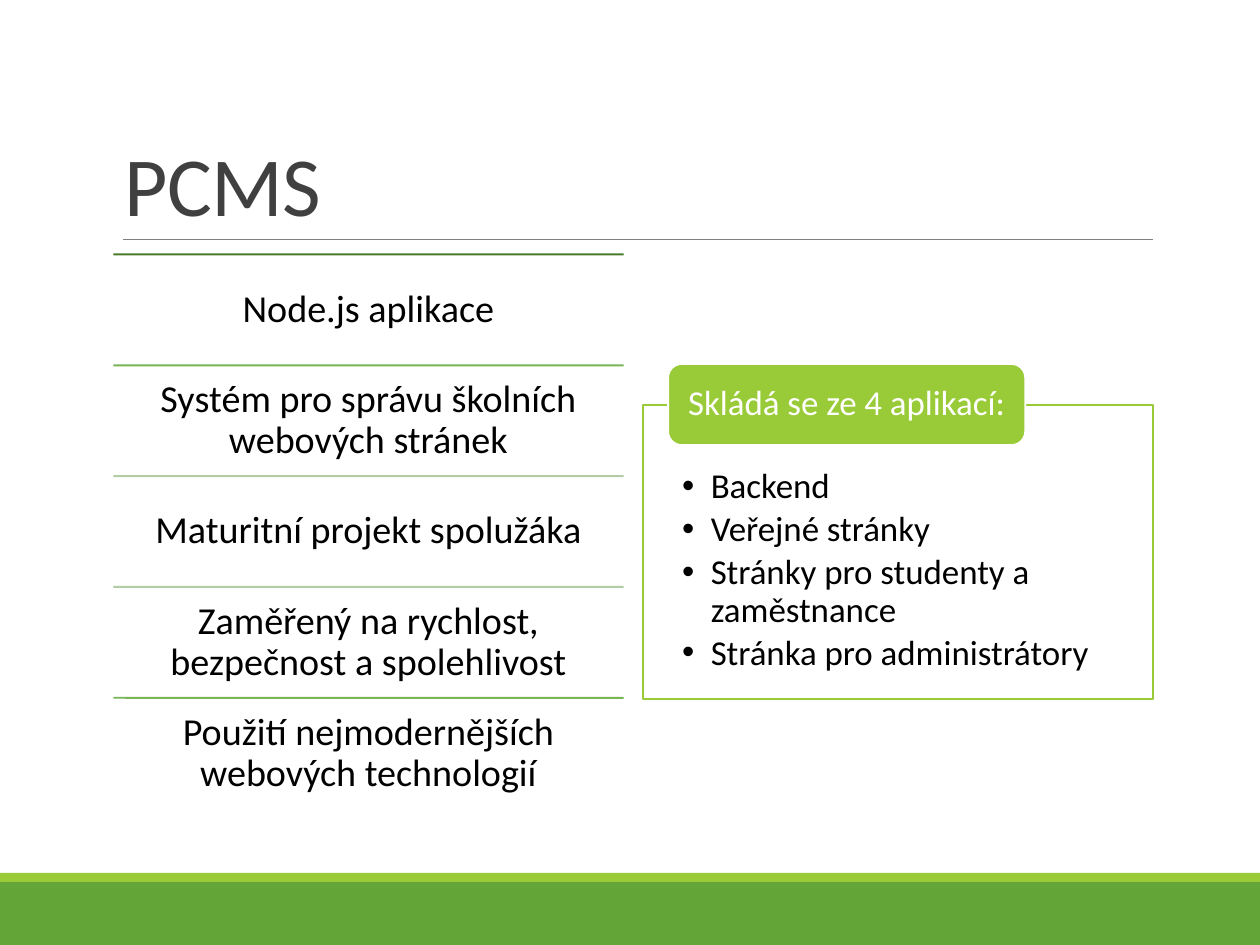
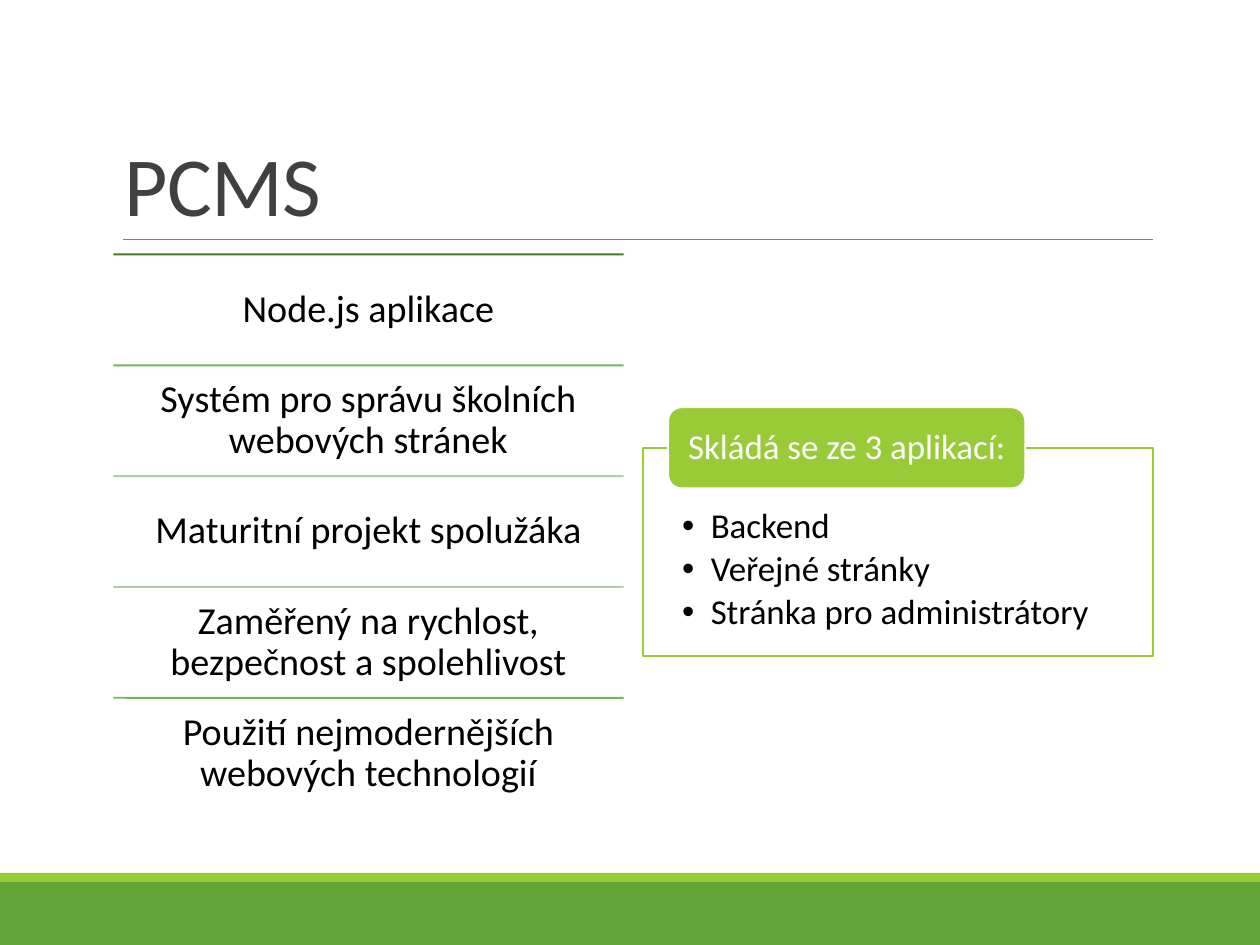
Before and after one commit to bastakka/graduation, a slide deck: slide 34 of Thesis/V4D Bašta Karel - 5 - VMware.pptx. Drawn at 1260x945 pixels with LibreOffice and Linux fonts; fonts in the diff are those of the drawing. Boxes give left, top, right and bottom in pixels: in the first picture for what was removed or moved away, otherwise in the second. Text is boxed around its words. In the diff, an @@ line names an element or a change of style, - is before the commit and + after.

Commit message:
Update presentation with newest PCMS solution

```diff
--- a/Thesis/V4D Bašta Karel - 5 - VMware.pptx
+++ b/Thesis/V4D Bašta Karel - 5 - VMware.pptx
@@ rounded rectangle: place and size @@
-rounded rectangle at (669,364,1027,445)
+rounded rectangle at (669,407,1027,488)
@@ rectangle: place and size @@
-rectangle at (643,405,1153,700)
+rectangle at (643,448,1153,656)
@@ text "Backend": place and size @@
-text "Backend" at (711,473,1089,671)
+text "Backend" at (711,513,1089,630)
@@ text at (688,434,1005,465): text changed @@
-Skládá se ze 4 aplikací:
+Skládá se ze 3 aplikací:
@@ text at (711,559,1030,623): paragraph removed @@
-  • Stránky pro studenty a zaměstnance
```
Also in this commit, not shown: 4 other slides changed.
